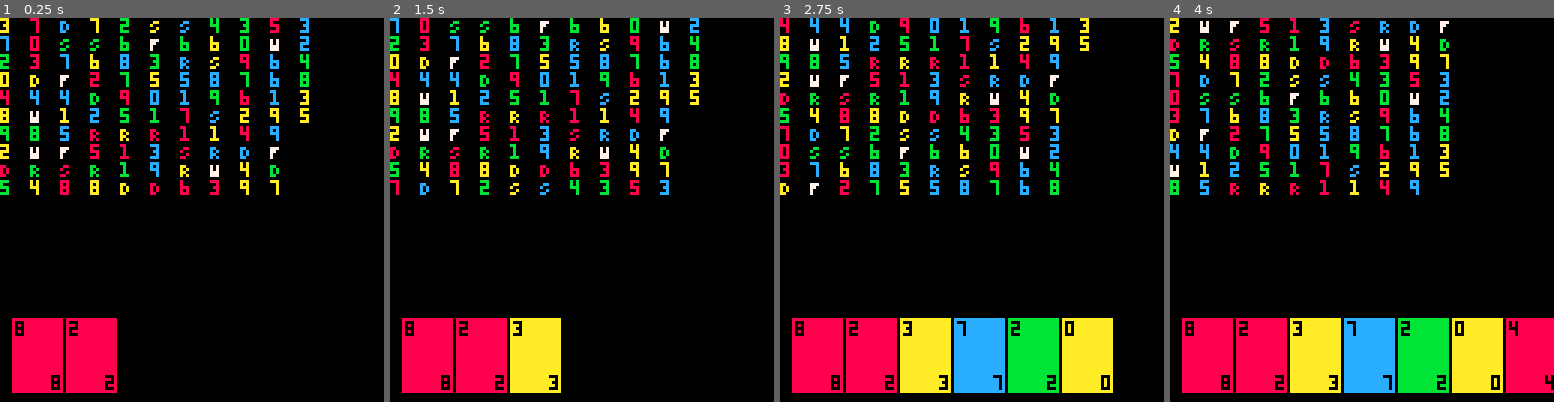
Above: before the commit, frames 1-4 (left to right).
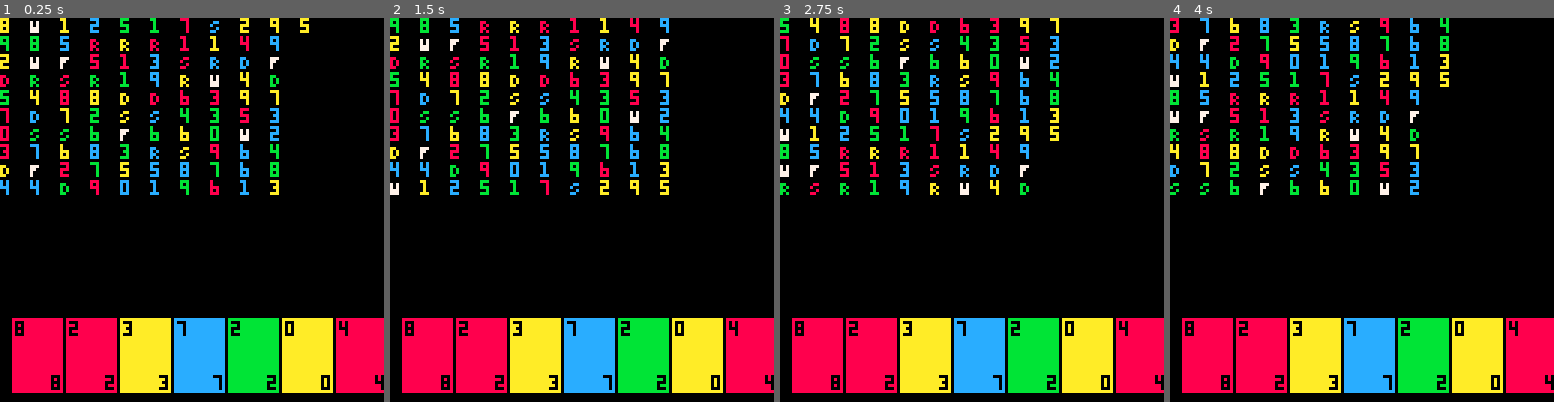
Above: after the commit, the same moments.

Repository: jakeharris/picuno
Game: PICO-8 cartridge carts/picuno.p8
The game is run twice, just before and just after one commit, with the same random seed, the same clock (stepped at 60 frames per second) and the same inputs.
Inputs:
- Up to frame 1 (0.25 s): no input
- Up to frame 2 (1.5 s): tap O (Z key) at 0.7 s
- Up to frame 3 (2.75 s): tap O (Z key) at 1.7, 2.1, 2.5 s
- Up to frame 4 (4 s): tap O (Z key) at 2.9, 3.3, 3.7 s

The runs differ from the first frame. In frame 1, 20% of the frame differs, in the area x 0-100%, y 0-98%; in frame 2, 17%; in frame 3, 9.4%; in frame 4, 6.9%.

Commit message:
Draw hand on init and render hand

Diff:
--- a/carts/picuno.p8
+++ b/carts/picuno.p8
@@ -24,17 +24,19 @@
   [14] = 'F'
 }
 
-
-
 function _init()
   cls()
 
   deck = generate_deck()
   deck = shuffle(deck)
+
   hand = {}
-  add(hand, draw(deck))
-  add(hand, draw(deck))
+  for i = 0, 6 do
+    add(hand, draw(deck))
+  end
+
   print_deck(deck)
+  render_hand(hand)
 end
 
 function _update()
